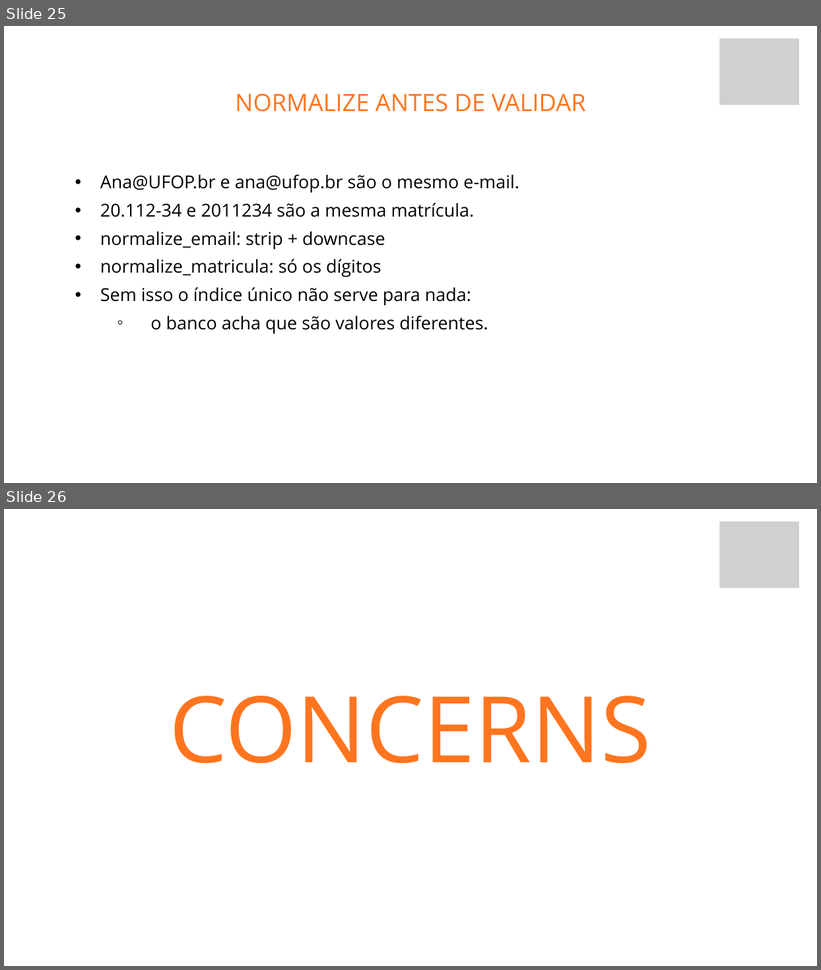
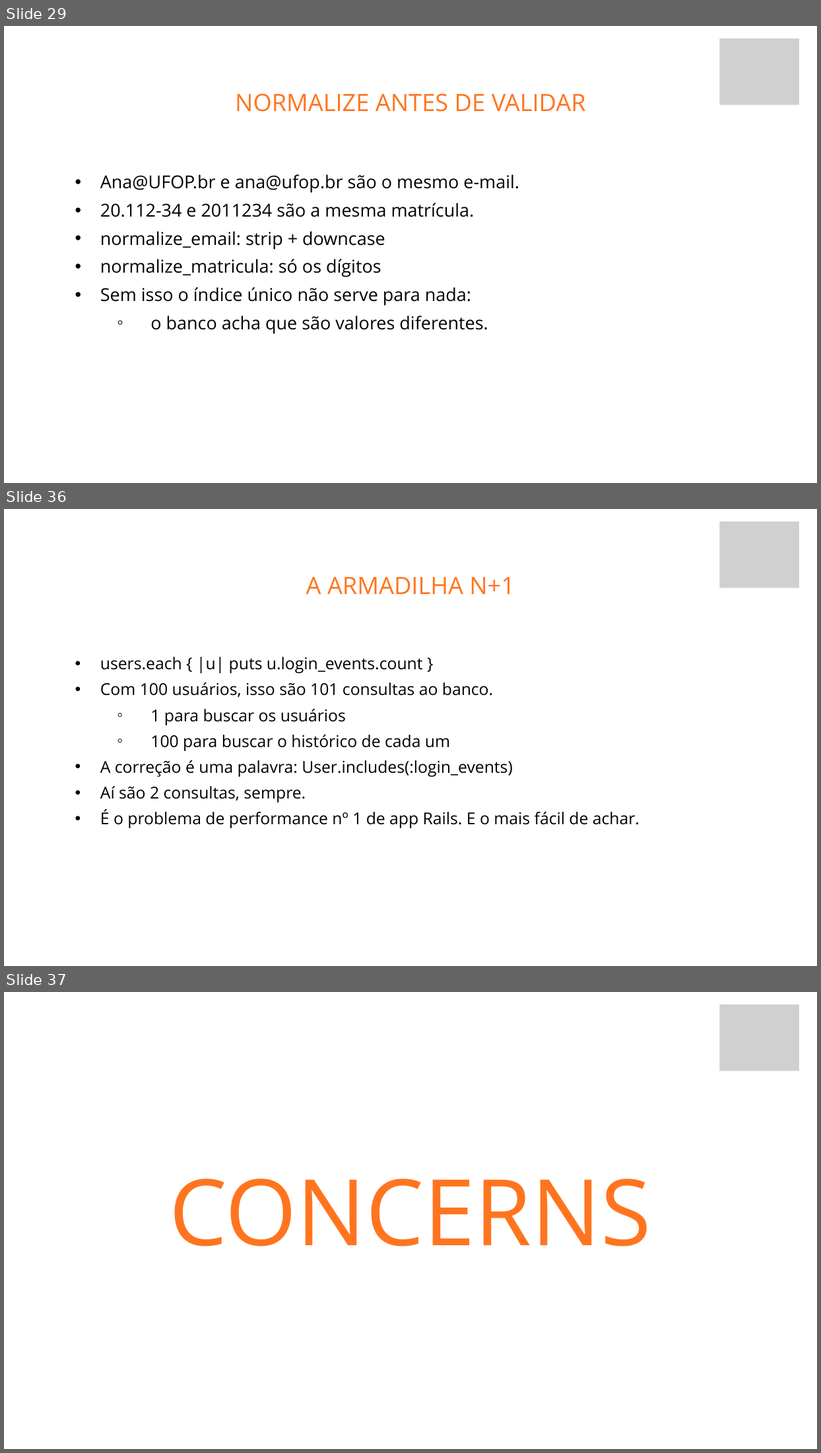
Before and after one commit to fabriciosiqueira08/capacitacao-gabarito, a slide deck: slides/build/aula-02-banco-de-dados-e-activerecord.pptx. Shown one above the other, each under a label of ours: slides 25 and 26 before the commit, slides 29, 36 and 37 after it; the slides between them are not shown. The pictures are 821x970 and 821x1453 pixels, drawn with LibreOffice and Linux fonts; fonts in the diff are those of the drawing; grey boxes stand for pictures; background and template pictures are left out. Boxes give left, top, right and bottom in pixels: in the first picture for what was removed or moved away, otherwise in the second. Text is boxed around its words. In the diff, an @@ line names an element or a change of style, - is before the commit and + after.

```diff
--- a/slides/build/aula-02-banco-de-dados-e-activerecord.pptx
+++ b/slides/build/aula-02-banco-de-dados-e-activerecord.pptx
@@ slide 36 added at (4, 509, 817, 966), background picture (left out) @@
@@ picture added at (719, 522, 799, 588) @@
@@ text added at (306, 577, 515, 594), 42.4 pt, text #FF751F @@
+A ARMADILHA N+1
@@ text added at (100, 657, 640, 828), 28.9 pt, text #000000 @@
+  • users.each { |u| puts u.login_events.count }
+  • Com 100 usuários, isso são 101 consultas ao banco.
+    ◦ 1 para buscar os usuários
+    ◦ 100 para buscar o histórico de cada um
+  • A correção é uma palavra: User.includes(:login_events)
+  • Aí são 2 consultas, sempre.
+  • É o problema de performance nº 1 de app Rails. E o mais fácil de achar.
@@ what was slide 25 is now slide 29 @@
@@ what was slide 26 is now slide 37 @@
```
Also in this commit, not shown: 10 other slides added, 25 other files.
